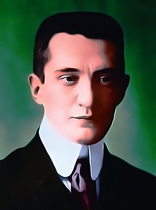
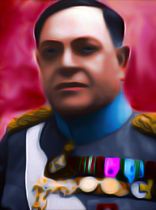
The second w=156, h=210 image is a revision of the first. Changes to its layers:
added layer "Helligkeit/Kontrast 1" above "Kurven 2" over [0, 0, 156, 210]
